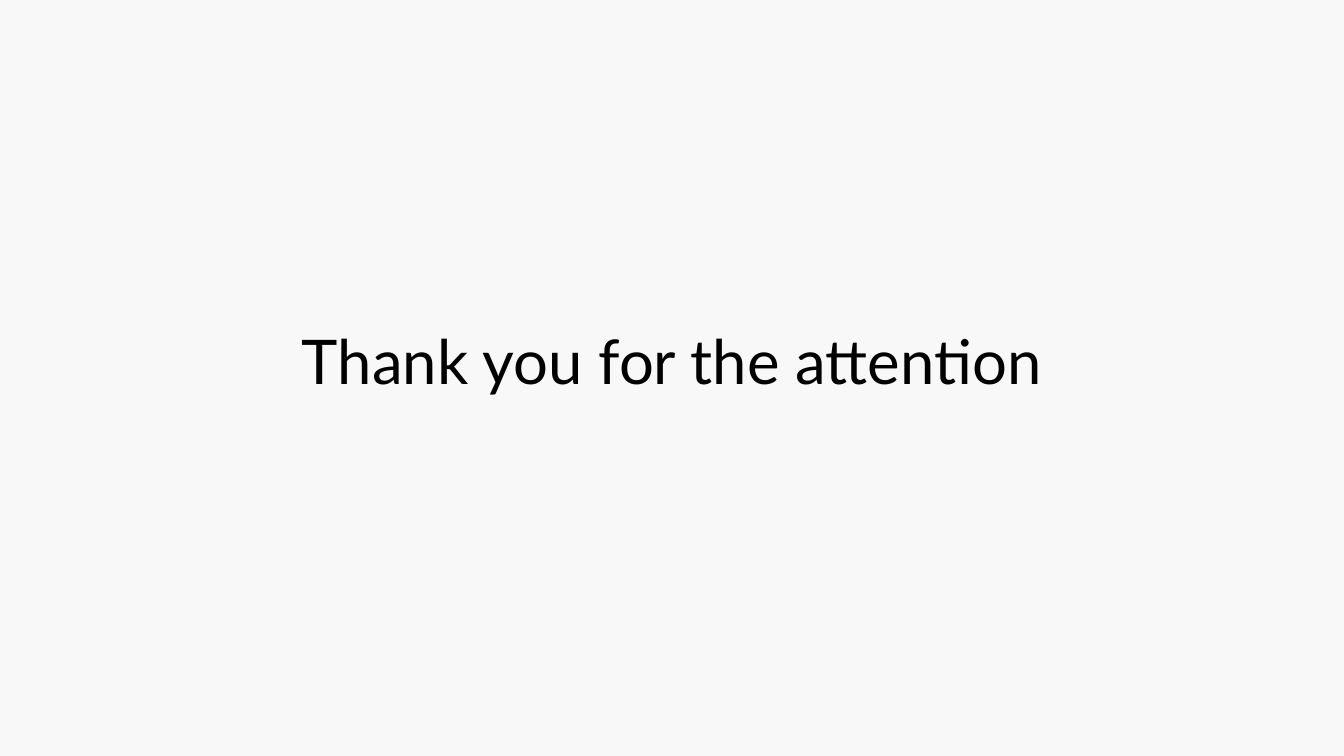
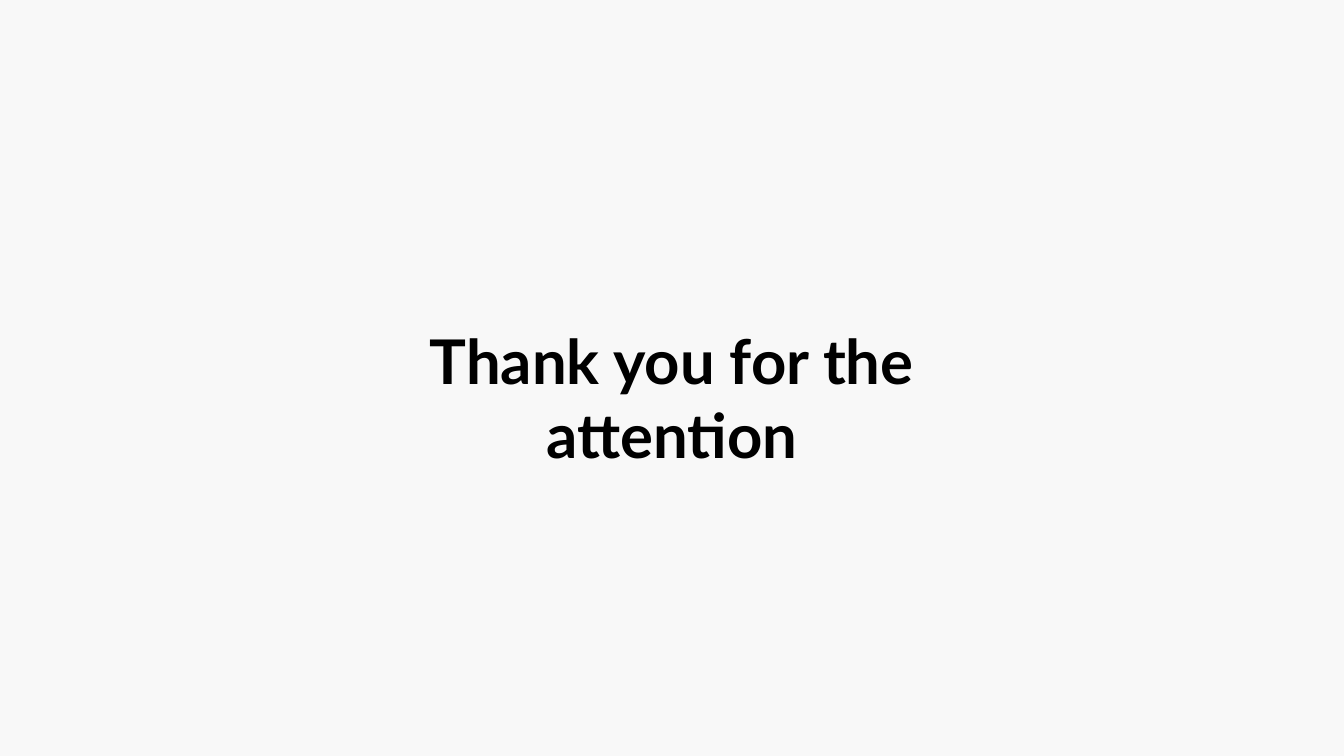
Before and after one commit to luca-martinelli-09/spotify-lod, a slide deck: slide 25 of Spotify_Presentation.pptx. Drawn at 1344x756 pixels with LibreOffice and Linux fonts; fonts in the diff are those of the drawing. Boxes give left, top, right and bottom in pixels: in the first picture for what was removed or moved away, otherwise in the second. Text is boxed around its words. In the diff, an @@ line names an element or a change of style, - is before the commit and + after.

```diff
--- a/Spotify_Presentation.pptx
+++ b/Spotify_Presentation.pptx
@@ title "Thank you for the attention" at (430, 338, 914, 459): bold on @@
```
Also in this commit, not shown: 14 other slides changed, 1 slide added, 1 slide removed, 1 other file.
